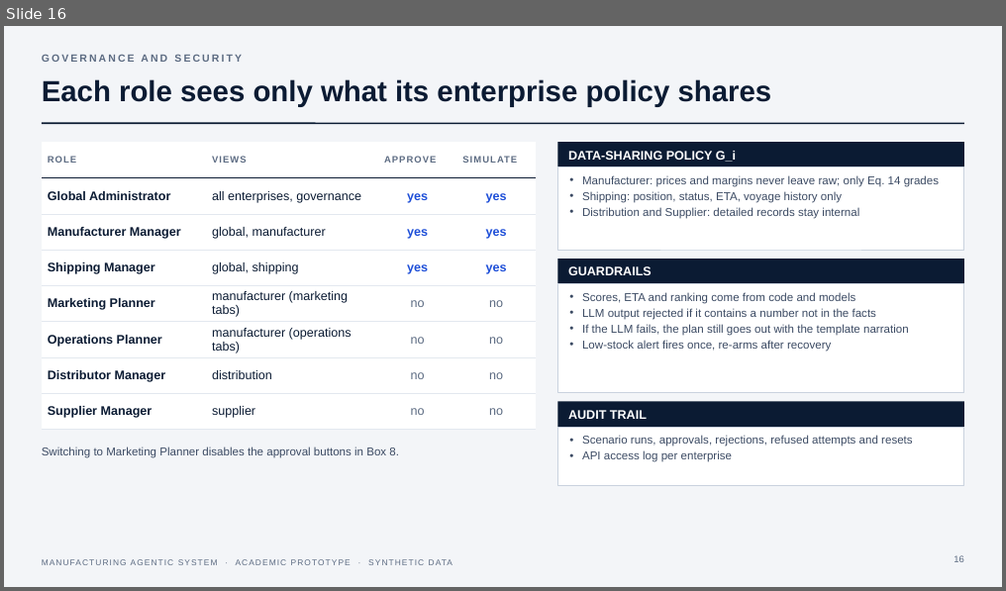
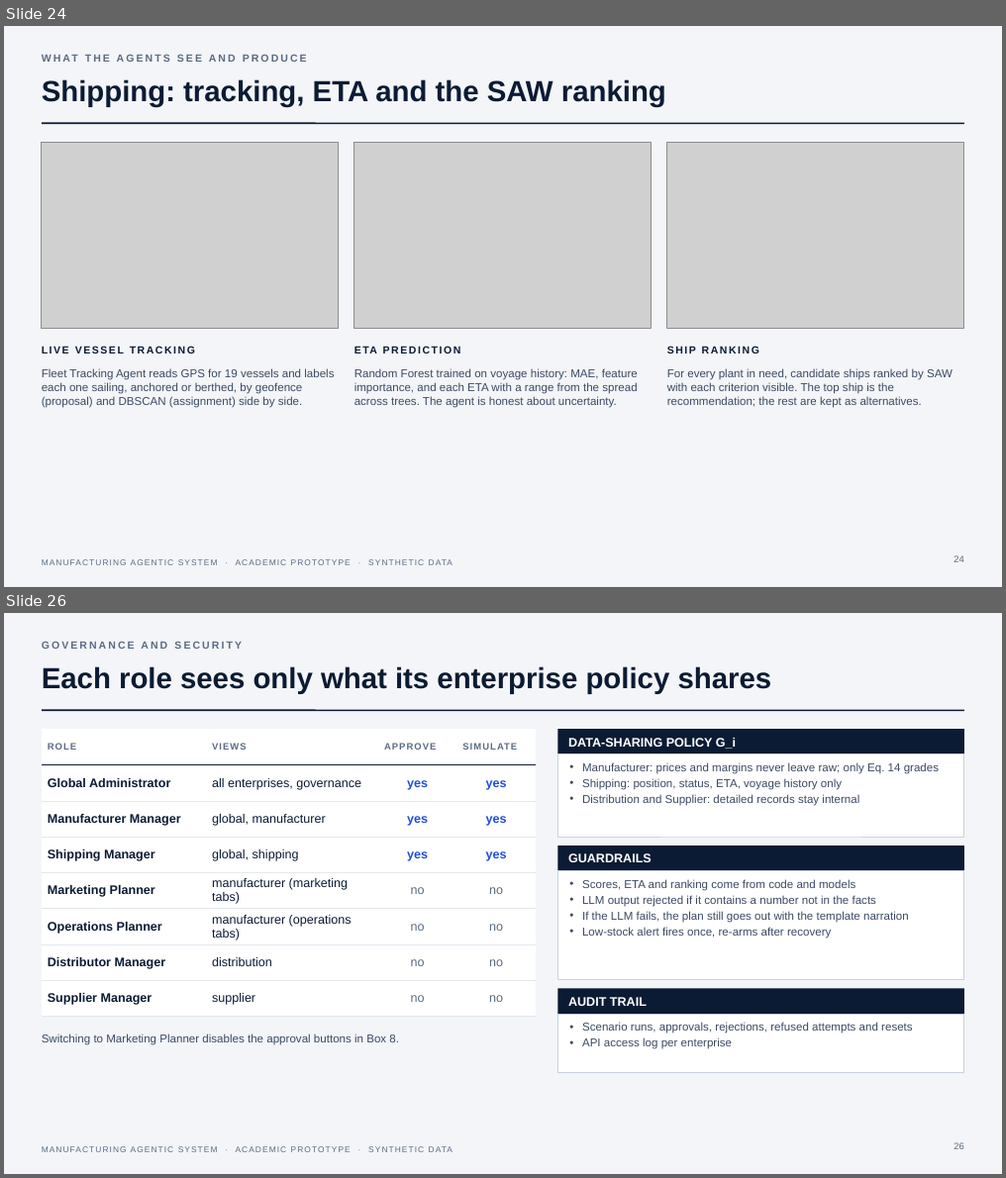
Before and after one commit to hamzaharmanhusni-ugm/manufacturing-agentic-system, a slide deck: docs/presentation/Manufacturing-Agentic-System.pptx. Shown one above the other, each under a label of ours: slide 16 before the commit, slides 24 and 26 after it; the slides between them are not shown. The pictures are 1006x591 and 1006x1178 pixels, drawn with LibreOffice and Linux fonts; fonts in the diff are those of the drawing; grey boxes stand for pictures. Boxes give left, top, right and bottom in pixels: in the first picture for what was removed or moved away, otherwise in the second. Text is boxed around its words. In the diff, an @@ line names an element or a change of style, - is before the commit and + after.

```diff
--- a/docs/presentation/Manufacturing-Agentic-System.pptx
+++ b/docs/presentation/Manufacturing-Agentic-System.pptx
@@ slide 24 added at (4, 26, 1002, 587), background #F3F5F8; not listed: 2 template elements that a slide beside it also shows @@
@@ text added at (42, 52, 715, 75), 10 pt, text #5C6B82, bold @@
+WHAT THE AGENTS SEE AND PRODUCE
@@ title added at (42, 79, 666, 107), 28 pt, text #0B1B33, bold @@
+Shipping: tracking, ETA and the SAW ranking
@@ picture added at (42, 143, 339, 329) @@
@@ picture added at (354, 143, 651, 329) @@
@@ picture added at (667, 143, 964, 329) @@
@@ text added at (42, 346, 195, 354), 10 pt, text #0B1B33, bold @@
+LIVE VESSEL TRACKING
@@ text added at (354, 344, 651, 361), 10 pt, text #0B1B33, bold @@
+ETA PREDICTION
@@ text added at (667, 346, 759, 354), 10 pt, text #0B1B33, bold @@
+SHIP RANKING
@@ text added at (42, 369, 334, 408), 11 pt, text #3B4A63 @@
+Fleet Tracking Agent reads GPS for 19 vessels and labels each one sailing, anchored or berthed, by geofence (proposal) and DBSCAN (assignment) side by side.
@@ text added at (354, 369, 638, 408), 11 pt, text #3B4A63 @@
+Random Forest trained on voyage history: MAE, feature importance, and each ETA with a range from the spread across trees. The agent is honest about uncertainty.
@@ text added at (667, 369, 952, 408), 11 pt, text #3B4A63 @@
+For every plant in need, candidate ships ranked by SAW with each criterion visible. The top ship is the recommendation; the rest are kept as alternatives.
@@ page number added at (953, 556, 964, 563), 9 pt, text #5C6B82 @@
+24
@@ what was slide 16 is now slide 26 @@
@@ page number at (953, 1143, 964, 1150): text changed @@
-16
+26
```
Also in this commit, not shown: 9 other slides added, 40 other files.
